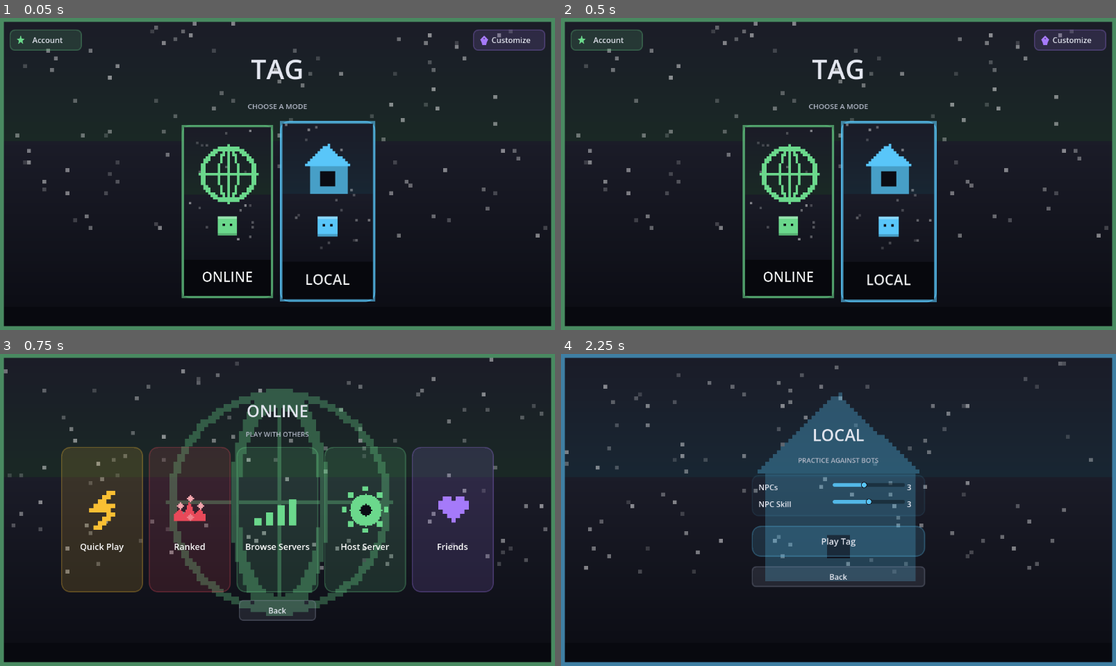
Above: before the commit, frames 1-4 (two rows, left to right).
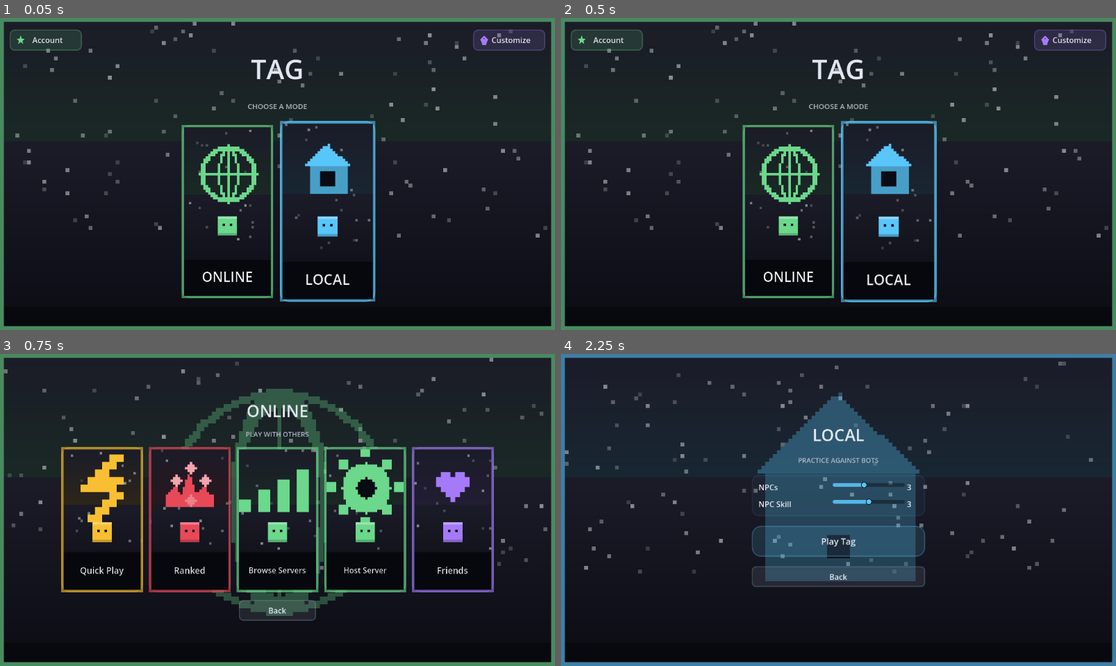
Above: after the commit, the same moments.

Repository: SumDumIdiut/tag
Game: Godot game, scene res://main/bootstrap.tscn
Same seed, same stepped clock (60 frames per second), same inputs: the game is played once before the commit and once after it.
Inputs (mouse positions are in pixels of both pictures, inside the frame that each line leads up to):
- Up to frame 1 (0.05 s): no input
- Up to frame 2 (0.5 s): no input
- Up to frame 3 (0.75 s): click (227, 547) at 0.52 s
- Up to frame 4 (2.25 s): click "Back" at 1.25 s; click (888, 547) at 2.02 s

Frames 1-2 are identical in both runs. In frame 3, 29% of the frame differs, in the area x 11-89%, y 29-77%; in frame 4, nothing differs.
Error after the commit: Parse Error: Assigned value for constant "MULTI_KEY_CATEGORIES" isn't a constant expression. (res://net/game_asset_updater.gd:34)

Commit message:
Give the Online submenu's 5 bars full whole-image art, like mode buttons
The icon-overlay-on-a-styled-button treatment from the previous
commit looked inconsistent sitting next to the fully-painted Online/
Local mode buttons. Quick Play/Ranked/Browse Servers/Host Server/
Friends now get the exact same composition (background scene, icon,
character, label all painted as one image) and the exact same
override/baked/procedural fallback chain main_menu.gd's mode-button
art already established.

Generalized the multi-key asset plumbing (client and server both had
one hand-written branch per category) into a single keyed map now
that there are 3 of these (mode_buttons/backgrounds/online_bars)
instead of 2, so a 4th won't need another copy-pasted branch.

Diff:
--- a/game/main/online_menu.gd
+++ b/game/main/online_menu.gd
@@ -9,23 +9,19 @@
 @onready var host_button: Button = $VBox/BarRow/HostButton
 @onready var back_button: Button = $VBox/BackButton
 
-const BAR_ICON_PATH := "res://assets/icons/online_bars/%s.png"
+# Whole-bar custom art (background scene, icon, character, label all
+# painted as one image) for these 5 bars -- same "%s" whole-button-art
+# pattern main_menu.gd's mode buttons already use, just here instead of
+# being 2 top-level modes. "%s" is the bar's own key (see BAR_KEYS below).
+const ONLINE_BAR_ART_PATH := "res://assets/icons/online_bars/%s.png"
 
 func _ready() -> void:
 	UIStyle.add_background(self, "online_menu")
-	# Plain vertical bars, same shape as the top-level mode cards
-	# (main_menu.gd's BAR_SIZE) but no glow behind them -- just the
-	# button's own color fill/border, whatever's actually painted there via
-	# style_button, nothing procedural layered on top of it.
-	UIStyle.style_button(quick_play_button, UIStyle.COLOR_QUICKPLAY, 18)
-	UIStyle.style_button(ranked_button, UIStyle.COLOR_RANKED, 18)
-	UIStyle.style_button(browse_button, UIStyle.COLOR_ONLINE, 18)
-	UIStyle.style_button(host_button, UIStyle.COLOR_ONLINE, 18)
+	_style_bar(quick_play_button, UIStyle.COLOR_QUICKPLAY, "quick_play", "Quick Play")
+	_style_bar(ranked_button, UIStyle.COLOR_RANKED, "ranked", "Ranked")
+	_style_bar(browse_button, UIStyle.COLOR_ONLINE, "browse_servers", "Browse Servers")
+	_style_bar(host_button, UIStyle.COLOR_ONLINE, "host_server", "Host Server")
 	UIStyle.style_back_button(back_button)
-	_add_bar_icon(quick_play_button, "quick_play")
-	_add_bar_icon(ranked_button, "ranked")
-	_add_bar_icon(browse_button, "browse_servers")
-	_add_bar_icon(host_button, "host_server")
 
 	quick_play_button.pressed.connect(_on_quick_play_pressed)
 	ranked_button.pressed.connect(_on_ranked_pressed)
@@ -34,46 +30,33 @@
 	back_button.pressed.connect(_on_back_pressed)
 	_build_friends_bar()
 
-## Moves a bar's own text down into a bottom label band and adds a small
-## icon (see tools/generate_menu_art.gd's bar-icon output) above it --
-## same icon-then-label composition the mode-button whole-image art uses
-## (main_menu.gd), just layered onto the existing styled button instead of
-## replacing it with a painted image outright.
-func _add_bar_icon(btn: Button, icon_key: String) -> void:
-	var icon_path := BAR_ICON_PATH % icon_key
-	if not ResourceLoader.exists(icon_path):
+## A downloaded override (see game_asset_updater.gd) takes priority over
+## whatever got baked into this build at CI time, same fallback chain
+## main_menu.gd's mode-button art already uses. Falls back to the plain
+## styled button (just text, no art) if neither exists -- never a hard
+## failure for a bar nobody's painted yet.
+func _style_bar(btn: Button, color: Color, key: String, label_text: String) -> void:
+	btn.text = label_text
+	UIStyle.style_button(btn, color, 18)
+	btn.add_theme_font_size_override("font_size", 18)
+
+	var tex: Texture2D = GameAssetOverrides.load_override_texture(GameAssetOverrides.online_bar_override_path(key))
+	if not tex:
+		var path := ONLINE_BAR_ART_PATH % key
+		if ResourceLoader.exists(path):
+			tex = load(path)
+	if not tex:
 		return
-	var label_text := btn.text
+
 	btn.text = ""
 	btn.clip_contents = true
-
-	var layout := VBoxContainer.new()
-	layout.mouse_filter = Control.MOUSE_FILTER_IGNORE
-	layout.set_anchors_preset(Control.PRESET_FULL_RECT)
-	layout.alignment = BoxContainer.ALIGNMENT_CENTER
-	layout.add_theme_constant_override("separation", 16)
-	btn.add_child(layout)
-
-	var icon_wrap := CenterContainer.new()
-	icon_wrap.mouse_filter = Control.MOUSE_FILTER_IGNORE
-	icon_wrap.custom_minimum_size = Vector2(0, 72)
-	layout.add_child(icon_wrap)
-	var icon := TextureRect.new()
-	icon.texture = load(icon_path)
-	icon.custom_minimum_size = Vector2(64, 64)
-	icon.stretch_mode = TextureRect.STRETCH_KEEP_ASPECT_CENTERED
-	icon.mouse_filter = Control.MOUSE_FILTER_IGNORE
-	icon_wrap.add_child(icon)
-
-	var label := Label.new()
-	label.text = label_text
-	label.horizontal_alignment = HORIZONTAL_ALIGNMENT_CENTER
-	label.autowrap_mode = TextServer.AUTOWRAP_WORD
-	label.custom_minimum_size.x = 150
-	label.add_theme_font_size_override("font_size", 18)
-	label.add_theme_color_override("font_color", Color.WHITE)
-	label.mouse_filter = Control.MOUSE_FILTER_IGNORE
-	layout.add_child(label)
+	var art := TextureRect.new()
+	art.mouse_filter = Control.MOUSE_FILTER_IGNORE
+	art.texture = tex
+	art.stretch_mode = TextureRect.STRETCH_SCALE
+	art.expand_mode = TextureRect.EXPAND_IGNORE_SIZE
+	art.set_anchors_and_offsets_preset(Control.PRESET_FULL_RECT)
+	btn.add_child(art)
 
 ## Built in code rather than added to the .tscn -- appended as a 5th bar
 ## in BarRow, same "extend an existing hand-authored screen without
@@ -81,13 +64,11 @@
 ## used.
 func _build_friends_bar() -> void:
 	var friends_button := Button.new()
-	friends_button.text = "Friends"
 	friends_button.custom_minimum_size = quick_play_button.custom_minimum_size
 	friends_button.clip_contents = true
-	UIStyle.style_button(friends_button, UIStyle.COLOR_SHOP, 18)
 	friends_button.pressed.connect(func(): get_tree().change_scene_to_file("res://main/friends_menu.tscn"))
 	bar_row.add_child(friends_button)
-	_add_bar_icon(friends_button, "friends")
+	_style_bar(friends_button, UIStyle.COLOR_SHOP, "friends", "Friends")
 
 func _on_quick_play_pressed() -> void:
 	get_tree().change_scene_to_file("res://main/quick_play.tscn")
--- a/game/net/game_asset_overrides.gd
+++ b/game/net/game_asset_overrides.gd
@@ -19,6 +19,9 @@
 static func background_override_path(key: String) -> String:
 	return "user://game_assets/backgrounds/%s.png" % key
 
+static func online_bar_override_path(key: String) -> String:
+	return "user://game_assets/online_bars/%s.png" % key
+
 ## Loads a downloaded override PNG straight off disk (not through
 ## ResourceLoader -- these are raw files GameAssetUpdater wrote directly,
 ## never imported into the project) as a ready-to-use Texture2D, or null if
--- a/game/net/game_asset_updater.gd
+++ b/game/net/game_asset_updater.gd
@@ -1,8 +1,8 @@
 extends Node
 class_name GameAssetUpdater
 
-# Checks the relay's built-in-art manifest (icons/mode_buttons/backgrounds --
-# see relay-server/server.js's "HTTP: game assets" section, and art_tool.gd's
+# Checks the relay's built-in-art manifest (icons/mode_buttons/backgrounds/
+# online_bars -- see relay-server/server.js's "HTTP: game assets" section, and art_tool.gd's
 # Export Edits button, the one thing that publishes to it) against whatever
 # this client last downloaded, and offers to fetch anything newer. Distinct
 # from UpdateChecker/UpdatePrompt (whole-binary updates, requires a
@@ -23,6 +23,19 @@
 	"lobby_room", "host_setup", "login_screen", "match_intro", "match_results",
 	"multiplayer_connect", "quick_play", "ranked_queue", "server_browser",
 ]
+# Mirrors online_menu.gd's 5 bars -- see tools/generate_menu_art.gd.
+const ONLINE_BAR_KEYS := ["quick_play", "ranked", "browse_servers", "host_server", "friends"]
+
+# Multi-key categories publish as one file per key (like mode_buttons/
+# backgrounds/online_bars) rather than a single shared atlas image (like
+# icons/tiles) -- this maps each such category to its key list and override-
+# path function so _download_category doesn't need one hand-written branch
+# per category.
+const MULTI_KEY_CATEGORIES := {
+	"mode_buttons": [MODE_BUTTON_KEYS, GameAssetOverrides.mode_button_override_path],
+	"backgrounds": [BACKGROUND_KEYS, GameAssetOverrides.background_override_path],
+	"online_bars": [ONLINE_BAR_KEYS, GameAssetOverrides.online_bar_override_path],
+}
 
 func check() -> void:
 	var req := HTTPRequest.new()
@@ -77,19 +90,13 @@
 	return all_ok
 
 func _download_category(category: String) -> bool:
-	if category == "mode_buttons":
+	if MULTI_KEY_CATEGORIES.has(category):
+		var keys: Array = MULTI_KEY_CATEGORIES[category][0]
+		var path_fn: Callable = MULTI_KEY_CATEGORIES[category][1]
 		var any_ok := false
-		for key in MODE_BUTTON_KEYS:
+		for key in keys:
 			var ok: bool = await _download_file(
-				"%s/mode_buttons/%s/download" % [DOWNLOAD_BASE, key], GameAssetOverrides.mode_button_override_path(key)
-			)
-			any_ok = any_ok or ok
-		return any_ok
-	if category == "backgrounds":
-		var any_ok := false
-		for key in BACKGROUND_KEYS:
-			var ok: bool = await _download_file(
-				"%s/backgrounds/%s/download" % [DOWNLOAD_BASE, key], GameAssetOverrides.background_override_path(key)
+				"%s/%s/%s/download" % [DOWNLOAD_BASE, category, key], path_fn.call(key)
 			)
 			any_ok = any_ok or ok
 		return any_ok
--- a/game/tools/generate_menu_art.gd
+++ b/game/tools/generate_menu_art.gd
@@ -17,7 +17,7 @@
 
 const BACKGROUND_OUT_DIR := "res://assets/backgrounds"
 const MODE_BUTTON_OUT_DIR := "res://assets/icons/mode_buttons"
-const BAR_ICON_OUT_DIR := "res://assets/icons/online_bars"
+const ONLINE_BAR_OUT_DIR := "res://assets/icons/online_bars"
 
 const BG_TOP := Color(0.106, 0.11, 0.157)
 const BG_MID := Color(0.07, 0.075, 0.11)
@@ -34,13 +34,14 @@
 const BG_DESIGN_SIZE := Vector2i(144, 81) # 8x upscale
 const BTN_FINAL_SIZE := Vector2i(190, 360)
 const BTN_DESIGN_SIZE := Vector2i(38, 72) # 5x upscale
-const BAR_ICON_FINAL_SIZE := Vector2i(96, 96)
-const BAR_ICON_DESIGN_SIZE := Vector2i(32, 32) # 3x upscale
+# Matches online_menu.tscn's bar custom_minimum_size exactly.
+const BAR_FINAL_SIZE := Vector2i(170, 290)
+const BAR_DESIGN_SIZE := Vector2i(34, 58) # 5x upscale
 
 func _ready() -> void:
 	DirAccess.make_dir_recursive_absolute(ProjectSettings.globalize_path(BACKGROUND_OUT_DIR))
 	DirAccess.make_dir_recursive_absolute(ProjectSettings.globalize_path(MODE_BUTTON_OUT_DIR))
-	DirAccess.make_dir_recursive_absolute(ProjectSettings.globalize_path(BAR_ICON_OUT_DIR))
+	DirAccess.make_dir_recursive_absolute(ProjectSettings.globalize_path(ONLINE_BAR_OUT_DIR))
 
 	# No central icon here (unlike every other screen) -- the real UI
 	# already places two big Online/Local cards front-and-center over this
@@ -63,30 +64,23 @@
 	_make_background("ranked_queue", COLOR_RANKED, "crown")
 	_make_background("server_browser", COLOR_ONLINE, "signal")
 
-	await _make_button("online", COLOR_ONLINE, "globe", "ONLINE")
-	await _make_button("local", COLOR_LOCAL, "house", "LOCAL")
-
-	# Small standalone icons for the Online submenu's 5 plain bars (Quick
-	# Play/Ranked/Browse Servers/Host Server/Friends) -- see online_menu.gd.
-	# Same icon library as the backgrounds/buttons above, just cropped to
-	# an icon-only glyph with no scene/label of its own since these sit on
-	# top of an existing styled button rather than replacing it outright.
-	_make_bar_icon("quick_play", COLOR_QUICKPLAY, "bolt")
-	_make_bar_icon("ranked", COLOR_RANKED, "crown")
-	_make_bar_icon("browse_servers", COLOR_ONLINE, "signal")
-	_make_bar_icon("host_server", COLOR_ONLINE, "gear")
-	_make_bar_icon("friends", COLOR_SHOP, "heart")
+	await _make_bar_art(MODE_BUTTON_OUT_DIR, "online", COLOR_ONLINE, "globe", "ONLINE", BTN_FINAL_SIZE, BTN_DESIGN_SIZE, 28)
+	await _make_bar_art(MODE_BUTTON_OUT_DIR, "local", COLOR_LOCAL, "house", "LOCAL", BTN_FINAL_SIZE, BTN_DESIGN_SIZE, 28)
+
+	# Full whole-bar art for the Online submenu's 5 plain bars (Quick Play/
+	# Ranked/Browse Servers/Host Server/Friends) -- see online_menu.gd.
+	# Same composition as the mode buttons above (background scene + icon +
+	# character + label), not just a small icon glyph -- a first pass that
+	# only added an icon on top of the existing styled button looked
+	# inconsistent sitting next to the fully-painted mode buttons.
+	await _make_bar_art(ONLINE_BAR_OUT_DIR, "quick_play", COLOR_QUICKPLAY, "bolt", "Quick Play", BAR_FINAL_SIZE, BAR_DESIGN_SIZE, 18)
+	await _make_bar_art(ONLINE_BAR_OUT_DIR, "ranked", COLOR_RANKED, "crown", "Ranked", BAR_FINAL_SIZE, BAR_DESIGN_SIZE, 18)
+	await _make_bar_art(ONLINE_BAR_OUT_DIR, "browse_servers", COLOR_ONLINE, "signal", "Browse Servers", BAR_FINAL_SIZE, BAR_DESIGN_SIZE, 16)
+	await _make_bar_art(ONLINE_BAR_OUT_DIR, "host_server", COLOR_ONLINE, "gear", "Host Server", BAR_FINAL_SIZE, BAR_DESIGN_SIZE, 16)
+	await _make_bar_art(ONLINE_BAR_OUT_DIR, "friends", COLOR_SHOP, "heart", "Friends", BAR_FINAL_SIZE, BAR_DESIGN_SIZE, 18)
 
 	print("GENERATE_DONE")
 	get_tree().quit()
-
-func _make_bar_icon(key: String, color: Color, icon: String) -> void:
-	var img := Image.create(BAR_ICON_DESIGN_SIZE.x, BAR_ICON_DESIGN_SIZE.y, false, Image.FORMAT_RGBA8)
-	img.fill(Color(0, 0, 0, 0))
-	_draw_icon(img, icon, BAR_ICON_DESIGN_SIZE.x / 2, BAR_ICON_DESIGN_SIZE.y / 2, 11, color)
-	img.resize(BAR_ICON_FINAL_SIZE.x, BAR_ICON_FINAL_SIZE.y, Image.INTERPOLATE_NEAREST)
-	img.save_png("%s/%s.png" % [BAR_ICON_OUT_DIR, key])
-	print("painted bar icon: ", key)
 
 # ─── Background composition ─────────────────────────────────────────────
 
@@ -118,22 +112,25 @@
 	img.save_png("%s/%s.png" % [BACKGROUND_OUT_DIR, key])
 	print("painted background: ", key)
 
-func _make_button(key: String, color: Color, icon: String, label_text: String) -> void:
-	var img := Image.create(BTN_DESIGN_SIZE.x, BTN_DESIGN_SIZE.y, false, Image.FORMAT_RGBA8)
+## Shared by the 2 mode buttons and the 5 online-submenu bars -- same
+## composition (background scene + icon + character + label) at whatever
+## size/font each one actually renders at.
+func _make_bar_art(out_dir: String, key: String, color: Color, icon: String, label_text: String, final_size: Vector2i, design_size: Vector2i, font_size: int) -> void:
+	var img := Image.create(design_size.x, design_size.y, false, Image.FORMAT_RGBA8)
 	_paint_banded_sky(img, color)
 	_scatter_stars(img, key)
-	_draw_icon(img, icon, BTN_DESIGN_SIZE.x / 2, 20, 11, color)
-	_px_character(img, BTN_DESIGN_SIZE.x / 2 - 4, 38, 8, color)
-	_px_rect(img, 0, BTN_DESIGN_SIZE.y - 16, BTN_DESIGN_SIZE.x, 16, BG_BOTTOM.darkened(0.3))
+	_draw_icon(img, icon, design_size.x / 2, int(design_size.y * 0.28), int(design_size.x * 0.3), color)
+	_px_character(img, design_size.x / 2 - 4, int(design_size.y * 0.53), 8, color)
+	_px_rect(img, 0, design_size.y - 16, design_size.x, 16, BG_BOTTOM.darkened(0.3))
 	_px_border(img, color)
-	img.resize(BTN_FINAL_SIZE.x, BTN_FINAL_SIZE.y, Image.INTERPOLATE_NEAREST)
+	img.resize(final_size.x, final_size.y, Image.INTERPOLATE_NEAREST)
 	# Real font rendering (crisp, not pixelated) for the label -- composited
 	# on top of the pixel-art scene after upscaling, same as most pixel-art
 	# games keep their UI text sharp over a blocky-pixel backdrop.
-	var text_img := await _render_text(label_text, 28)
-	_blit_centered(img, text_img, BTN_FINAL_SIZE.x / 2, BTN_FINAL_SIZE.y - 44)
-	img.save_png("%s/%s.png" % [MODE_BUTTON_OUT_DIR, key])
-	print("painted button: ", key)
+	var text_img := await _render_text(label_text, font_size)
+	_blit_centered(img, text_img, final_size.x / 2, final_size.y - 44)
+	img.save_png("%s/%s.png" % [out_dir, key])
+	print("painted bar art: ", key)
 
 func _render_text(text: String, font_size: int) -> Image:
 	var viewport := SubViewport.new()
Binary file changed: game/assets/icons/online_bars/browse_servers.png
Binary file changed: game/assets/icons/online_bars/friends.png
Binary file changed: game/assets/icons/online_bars/host_server.png
Binary file changed: game/assets/icons/online_bars/quick_play.png
Binary file changed: game/assets/icons/online_bars/ranked.png
Not shown, changed: relay-server/server.js
